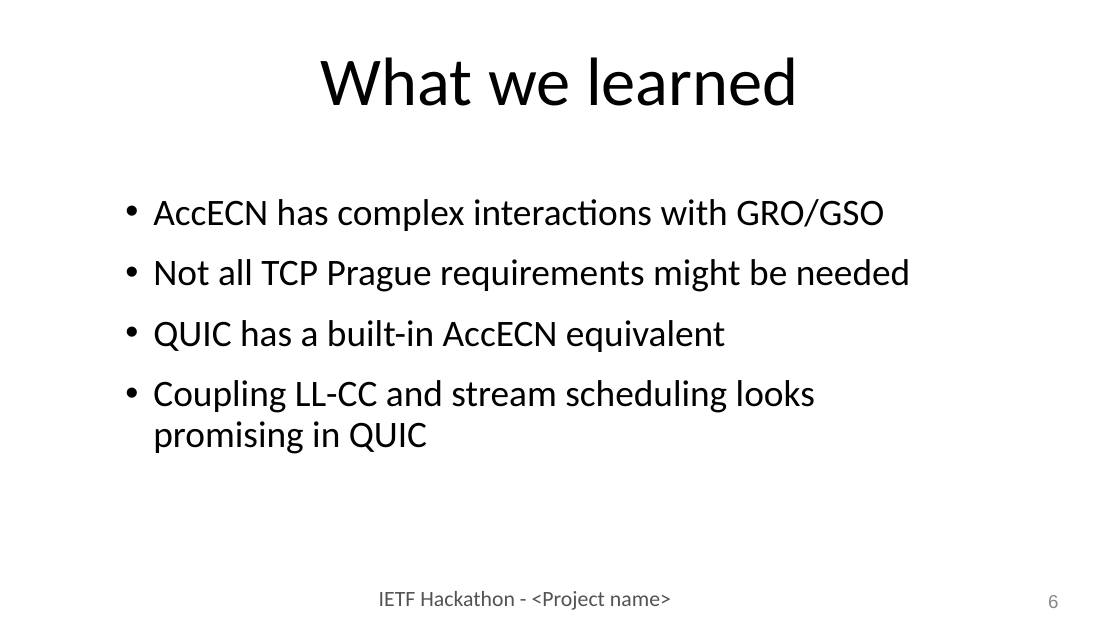
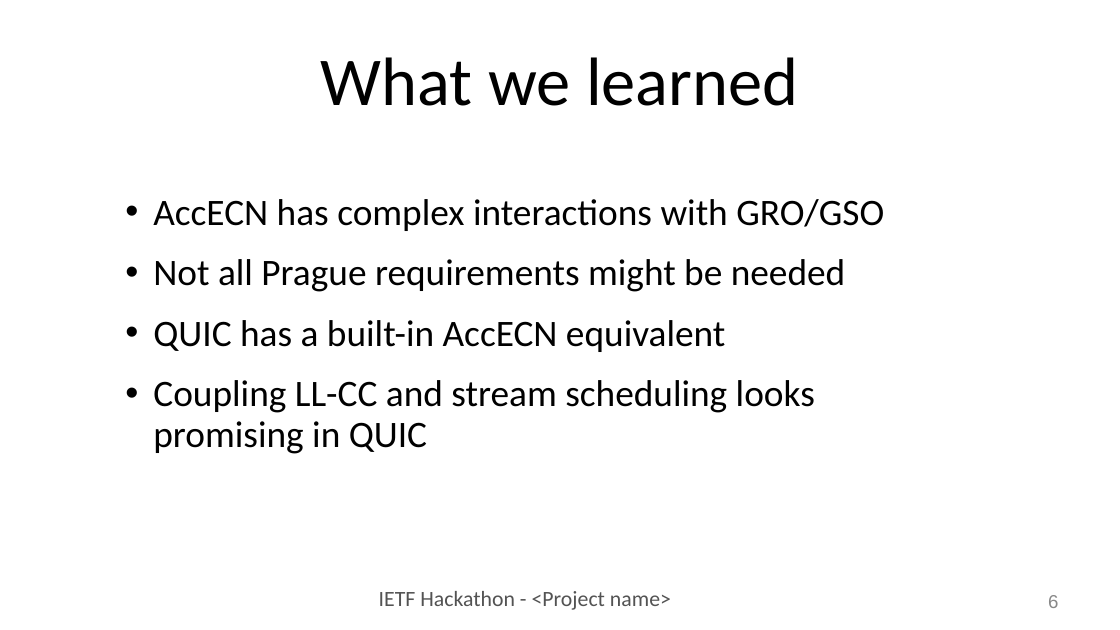
Before and after one commit to IETF-Hackathon/ietf104-project-presentations, a slide deck: slide 6 of l4s-hackathon-presentation-ietf104.pptx. Drawn at 1120x630 pixels with LibreOffice and Linux fonts; fonts in the diff are those of the drawing. Boxes give left, top, right and bottom in pixels: in the first picture for what was removed or moved away, otherwise in the second. Text is boxed around its words. In the diff, an @@ line names an element or a change of style, - is before the commit and + after.

Commit message:
l4s slides update

```diff
--- a/l4s-hackathon-presentation-ietf104.pptx
+++ b/l4s-hackathon-presentation-ietf104.pptx
@@ text at (153,259,846,292): text changed @@
-  • Not all TCP Prague requirements might be needed
+  • Not all Prague requirements might be needed
```
Also in this commit, not shown: 2 other slides changed, 1 other file.
